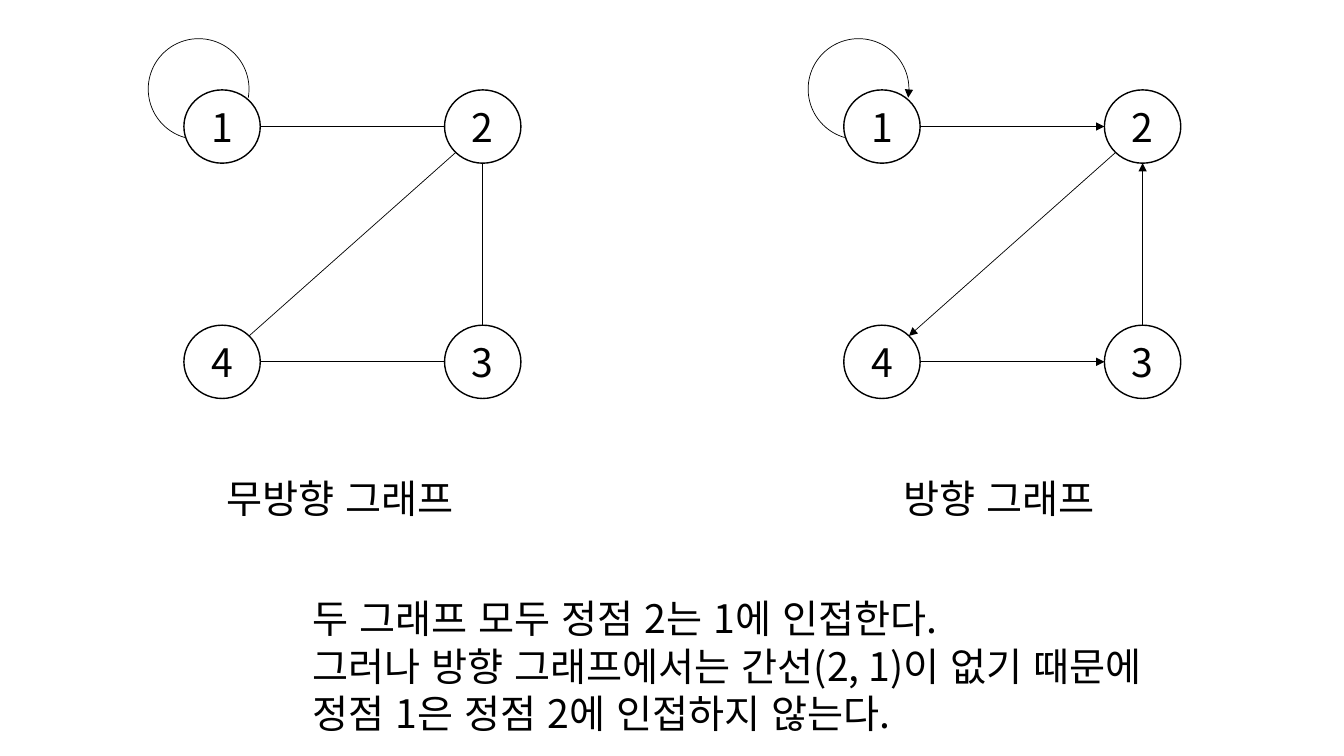
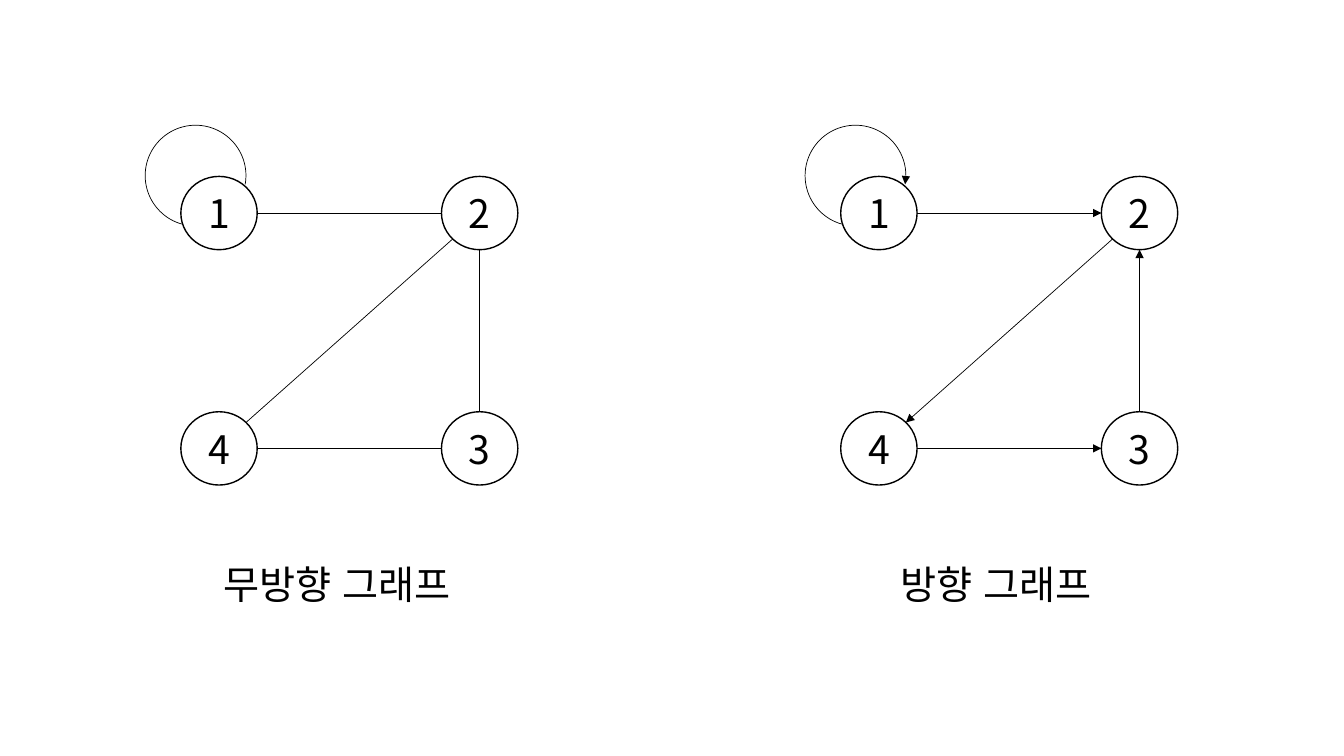
Before and after one commit to glitter1221/algorithm, a slide deck: slide 2 of graph/graph.pptx. Drawn at 1344x756 pixels with LibreOffice and Linux fonts; fonts in the diff are those of the drawing. Boxes give left, top, right and bottom in pixels: in the first picture for what was removed or moved away, otherwise in the second. Text is boxed around its words. In the diff, an @@ line names an element or a change of style, - is before the commit and + after.

```diff
--- a/graph/graph.pptx
+++ b/graph/graph.pptx
@@ 8 ellipses, 4 lines, 4 arrows, 2 texts, 2 arc (boxed as its full ellipse)s: place and size @@
-8 ellipses, 4 lines, 4 arrows, 2 texts, 2 arc (boxed as its full ellipse)s at [148,38,1182,516]
+8 ellipses, 4 lines, 4 arrows, 2 texts, 2 arc (boxed as its full ellipse)s at [145,125,1179,602]
@@ text removed at [313,600,1141,731] @@
-두 그래프 모두 정점 2는 1에 인접한다.
-그러나 방향 그래프에서는 간선(2, 1)이 없기 때문에
-정점 1은 정점 2에 인접하지 않는다.
```
Also in this commit, not shown: 4 slides added, 5 other files.
